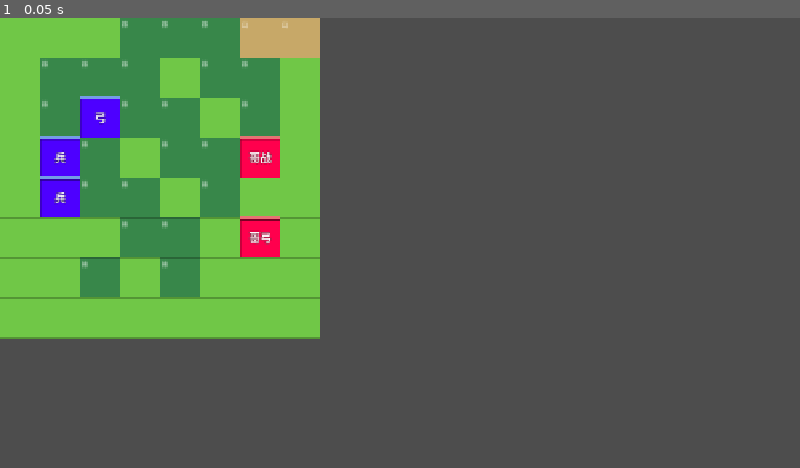
Above: before the commit, frame 1.
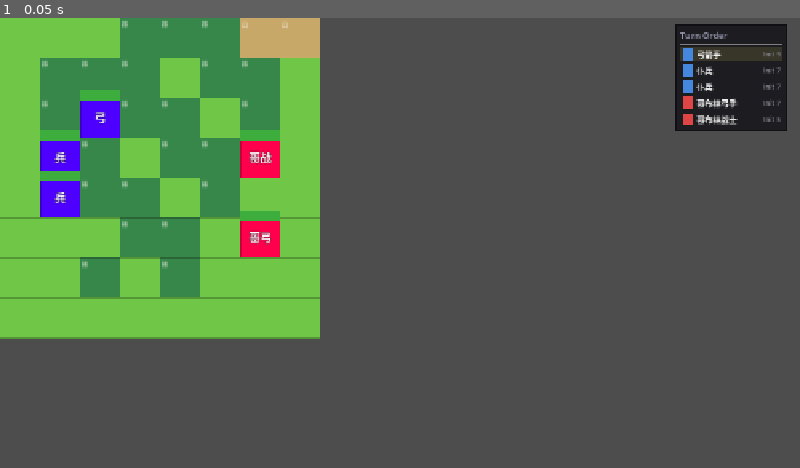
Above: after the commit, the same moment.

Repository: 392fyc/Ship_of_Theseus
Game: Godot game, scene res://scenes/battle/BattleScene.tscn
Two runs of this game, one before a commit and one after it. Both use one fixed random seed, a clock stepped at 60 frames per second and the inputs below.
Inputs:
- Up to frame 1 (0.05 s): no input

The runs differ from the first frame. In frame 1, 3.8% of the frame differs, in the area x 5-99%, y 1-46%.

Commit message:
feat(M7): implement Battle UI with Proposal B Classic TRPG style
HP Bar: 16px with 2px dark border, HP number overlay, 3-state color (green/orange/red). DamagePopup: shadow text + elastic bounce-up, 4 damage type colors + CRIT/MISS variants. TurnOrderBar: right-side panel with faction indicators, unit names, and initiative values. All wired into attack/counter/pursuit flow and turn lifecycle.

Made-with: Cursor

Diff:
--- a/scenes/battle/BattleScene.tscn
+++ b/scenes/battle/BattleScene.tscn
@@ -16,6 +16,9 @@
 [node name="TerrainLayer" type="Node2D" parent="BattleManager" unique_id=463354927]
 
 [node name="HighlightLayer" type="Node2D" parent="BattleManager" unique_id=1683005674]
+
+[node name="PopupLayer" type="Node2D" parent="BattleManager"]
+z_index = 50
 
 [node name="UILayer" type="CanvasLayer" parent="."]
 layer = 10
--- a/scenes/battle/Unit.tscn
+++ b/scenes/battle/Unit.tscn
@@ -65,10 +65,15 @@
 }]
 
 [sub_resource type="StyleBoxFlat" id="StyleBoxFlat_fill"]
-bg_color = Color(0.2, 0.8, 0.2, 1)
+bg_color = Color(0.24, 0.68, 0.24, 1)
 
 [sub_resource type="StyleBoxFlat" id="StyleBoxFlat_bg"]
-bg_color = Color(0.2, 0.2, 0.2, 1)
+bg_color = Color(0.15, 0.15, 0.18, 1)
+border_width_left = 2
+border_width_top = 2
+border_width_right = 2
+border_width_bottom = 2
+border_color = Color(0.06, 0.06, 0.08, 1)
 
 [node name="Unit" type="Node2D"]
 script = ExtResource("1_script")
@@ -80,9 +85,9 @@
 
 [node name="HealthBar" type="ProgressBar" parent="."]
 offset_left = -32.0
-offset_top = -36.0
+offset_top = -44.0
 offset_right = 32.0
-offset_bottom = -30.0
+offset_bottom = -28.0
 show_percentage = false
 value = 100.0
 theme_override_styles/fill = SubResource("StyleBoxFlat_fill")
--- a/scripts/battle/battle_scene.gd
+++ b/scripts/battle/battle_scene.gd
@@ -4,6 +4,8 @@
 @onready var battle_manager: BattleManager = $BattleManager
 @onready var result_overlay: ColorRect = $UILayer/ResultOverlay
 @onready var result_label: Label = $UILayer/ResultLabel
+
+var _turn_order_bar: TurnOrderBar = null
 
 signal battle_ended(result: String)
 
@@ -38,6 +40,11 @@
 
 	battle_manager.unit_killed.connect(_on_unit_killed)
 
+	_turn_order_bar = TurnOrderBar.new()
+	$UILayer.add_child(_turn_order_bar)
+	battle_manager.turn_manager.turn_started.connect(_on_turn_changed)
+	battle_manager.turn_manager.turn_ended.connect(_on_turn_changed)
+
 	result_overlay.visible = false
 	result_label.visible = false
 
@@ -46,9 +53,22 @@
 
 # ── Victory / Defeat ─────────────────────────────────
 
+func _on_turn_changed(_unit: Unit) -> void:
+	_refresh_turn_order()
+
+
+func _refresh_turn_order() -> void:
+	if _turn_order_bar == null:
+		return
+	var queue := battle_manager.turn_manager.get_display_queue()
+	_turn_order_bar.update_queue(queue,
+		battle_manager.turn_manager.current_unit)
+
+
 func _on_unit_killed(unit: Unit) -> void:
 	print("[BattleScene] Unit killed: %s (%s) | remaining: %d" % [
 		unit.unit_name, unit.faction, battle_manager.units.size()])
+	_refresh_turn_order.call_deferred()
 	if _battle_over:
 		return
 	_check_battle_end()
--- a/scripts/core/battle_manager.gd
+++ b/scripts/core/battle_manager.gd
@@ -4,6 +4,7 @@
 @onready var turn_manager: TurnManager = $TurnManager
 @onready var terrain_layer: Node2D = $TerrainLayer
 @onready var highlight_layer: Node2D = $HighlightLayer
+@onready var popup_layer: Node2D = $PopupLayer
 
 var grid: Grid = Grid.new()
 var units: Array = []
@@ -312,11 +313,15 @@
 	var data: Dictionary = action.data
 	var damage_type: String = data.get("damage_type", "physical")
 
-	# Main attack: calculate → log → apply
+	# Main attack: calculate → popup → apply
 	var result := DamageCalculator.resolve_attack(attacker, defender, data)
 	_log_attack(attacker, defender, result, "")
 	if result.hit:
+		DamagePopup.spawn(popup_layer, defender.position,
+			result.damage, damage_type, result.crit)
 		defender.take_damage(result.damage, damage_type)
+	else:
+		DamagePopup.spawn_miss(popup_layer, defender.position)
 
 	if result.defender_died:
 		return
@@ -335,7 +340,11 @@
 			defender, attacker, counter_data)
 		_log_attack(defender, attacker, counter_result, "Counterattack")
 		if counter_result.hit:
+			DamagePopup.spawn(popup_layer, attacker.position,
+				counter_result.damage, "physical", counter_result.crit)
 			attacker.take_damage(counter_result.damage, "physical")
+		else:
+			DamagePopup.spawn_miss(popup_layer, attacker.position)
 		if counter_result.defender_died:
 			result.attacker_died = true
 			return
@@ -356,8 +365,12 @@
 				attacker, defender, pursuit_data)
 			_log_attack(attacker, defender, pursuit_result, "Pursuit")
 			if pursuit_result.hit:
-				defender.take_damage(pursuit_result.damage,
-					pursuit_data.get("damage_type", "physical"))
+				var p_type: String = pursuit_data.get("damage_type", "physical")
+				DamagePopup.spawn(popup_layer, defender.position,
+					pursuit_result.damage, p_type, pursuit_result.crit)
+				defender.take_damage(pursuit_result.damage, p_type)
+			else:
+				DamagePopup.spawn_miss(popup_layer, defender.position)
 
 
 func _is_adjacent(a: Unit, b: Unit) -> bool:
--- a/scripts/core/turn_manager.gd
+++ b/scripts/core/turn_manager.gd
@@ -31,6 +31,16 @@
 
 func force_advance() -> void:
 	_advance()
+
+
+func get_display_queue() -> Array[Unit]:
+	var result: Array[Unit] = []
+	if current_unit and current_unit.stats.is_alive():
+		result.append(current_unit)
+	for u in _queue:
+		if u.stats.is_alive():
+			result.append(u)
+	return result
 
 
 func stop() -> void:
--- /dev/null
+++ b/scripts/ui/damage_popup.gd
@@ -0,0 +1,84 @@
+class_name DamagePopup
+extends RefCounted
+## Proposal B — Classic TRPG damage popup.
+## Shadow text + bounce-up animation. Color-coded by damage type.
+## Usage: DamagePopup.spawn(parent_node2d, world_pos, 24, "physical", false)
+
+# ── Damage type colors (matches ADR-004 four types) ──
+const COLOR_PHYS   := Color.WHITE
+const COLOR_MAGIC  := Color(0.67, 0.53, 1.0)       # #AA88FF
+const COLOR_PURE   := Color(1.0, 0.84, 0.0)        # #FFD700
+const COLOR_HYBRID := Color(1.0, 0.55, 0.0)        # #FF8C00
+const COLOR_MISS   := Color(0.60, 0.60, 0.60)
+const COLOR_HEAL   := Color(0.30, 0.90, 0.30)
+
+# ── Sizing ──
+const NORMAL_SIZE := 18
+const CRIT_SIZE   := 24
+const MISS_SIZE   := 16
+
+# ── Animation ──
+const RISE_DIST := 60.0
+const DURATION  := 1.4
+
+
+static func spawn(parent: Node, world_pos: Vector2,
+		amount: int, damage_type: String, is_crit: bool) -> void:
+	var text := "-%d" % amount
+	if is_crit:
+		text += " CRIT!"
+	var color := _type_color(damage_type)
+	var sz: int = CRIT_SIZE if is_crit else NORMAL_SIZE
+	_create(parent, world_pos, text, color, sz)
+
+
+static func spawn_miss(parent: Node, world_pos: Vector2) -> void:
+	_create(parent, world_pos, "MISS", COLOR_MISS, MISS_SIZE)
+
+
+static func spawn_heal(parent: Node, world_pos: Vector2, amount: int) -> void:
+	_create(parent, world_pos, "+%d" % amount, COLOR_HEAL, NORMAL_SIZE)
+
+
+static func _create(parent: Node, world_pos: Vector2,
+		text: String, color: Color, font_size: int) -> void:
+	var base := Vector2(world_pos.x - 60.0, world_pos.y - 50.0)
+
+	var shadow := _make_label(text, font_size,
+		Color(0.0, 0.0, 0.0, 0.70), base + Vector2(2.0, 2.0))
+	parent.add_child(shadow)
+
+	var label := _make_label(text, font_size, color, base)
+	parent.add_child(label)
+
+	for node: Label in [shadow, label]:
+		var off := 2.0 if node == shadow else 0.0
+		var tw := parent.create_tween().set_parallel(true)
+		tw.tween_property(node, "position:y",
+			base.y - RISE_DIST + off, DURATION) \
+			.set_ease(Tween.EASE_OUT).set_trans(Tween.TRANS_BACK)
+		tw.tween_property(node, "modulate:a", 0.0, DURATION) \
+			.set_ease(Tween.EASE_IN)
+		tw.chain().tween_callback(node.queue_free)
+
+
+static func _make_label(text: String, font_size: int,
+		color: Color, pos: Vector2) -> Label:
+	var lbl := Label.new()
+	lbl.text = text
+	lbl.add_theme_font_size_override("font_size", font_size)
+	lbl.add_theme_color_override("font_color", color)
+	lbl.horizontal_alignment = HORIZONTAL_ALIGNMENT_CENTER
+	lbl.size = Vector2(120.0, 40.0)
+	lbl.position = pos
+	lbl.mouse_filter = Control.MOUSE_FILTER_IGNORE
+	return lbl
+
+
+static func _type_color(damage_type: String) -> Color:
+	match damage_type:
+		"physical": return COLOR_PHYS
+		"magical":  return COLOR_MAGIC
+		"pure":     return COLOR_PURE
+		"hybrid":   return COLOR_HYBRID
+	return COLOR_PHYS
--- /dev/null
+++ b/scripts/ui/turn_order_bar.gd
@@ -0,0 +1,109 @@
+class_name TurnOrderBar
+extends PanelContainer
+## Proposal B — Classic TRPG turn order display.
+## Shows current turn queue with faction color indicators and initiative.
+
+const PLAYER_COLOR := Color(0.27, 0.53, 0.87)
+const ENEMY_COLOR  := Color(0.87, 0.27, 0.27)
+const CURRENT_BG   := Color(1.0, 0.90, 0.40, 0.12)
+const HEADER_COLOR := Color(0.65, 0.65, 0.75)
+const NAME_COLOR   := Color.WHITE
+const INIT_COLOR   := Color(0.55, 0.55, 0.60)
+
+const BAR_WIDTH    := 180
+const INDICATOR_SZ := 16
+const ENTRY_SEP    := 2
+const FONT_NAME    := 13
+const FONT_INIT    := 11
+const FONT_HEADER  := 14
+
+var _vbox: VBoxContainer
+
+
+func _ready() -> void:
+	position = Vector2(1080.0, 10.0)
+	custom_minimum_size = Vector2(float(BAR_WIDTH), 0.0)
+	mouse_filter = MOUSE_FILTER_IGNORE
+
+	var style := StyleBoxFlat.new()
+	style.bg_color = Color(0.08, 0.08, 0.10, 0.85)
+	style.border_width_left = 2
+	style.border_width_top = 2
+	style.border_width_right = 2
+	style.border_width_bottom = 2
+	style.border_color = Color(0.06, 0.06, 0.08)
+	style.content_margin_left = 8.0
+	style.content_margin_right = 8.0
+	style.content_margin_top = 8.0
+	style.content_margin_bottom = 8.0
+	add_theme_stylebox_override("panel", style)
+
+	_vbox = VBoxContainer.new()
+	_vbox.add_theme_constant_override("separation", ENTRY_SEP)
+	add_child(_vbox)
+
+	var header := Label.new()
+	header.text = "Turn Order"
+	header.add_theme_font_size_override("font_size", FONT_HEADER)
+	header.add_theme_color_override("font_color", HEADER_COLOR)
+	header.mouse_filter = MOUSE_FILTER_IGNORE
+	_vbox.add_child(header)
+
+	var sep := HSeparator.new()
+	sep.add_theme_constant_override("separation", 4)
+	_vbox.add_child(sep)
+
+
+func update_queue(display_queue: Array[Unit], current: Unit) -> void:
+	_clear_entries()
+	for unit in display_queue:
+		_vbox.add_child(_create_entry(unit, unit == current))
+
+
+func _clear_entries() -> void:
+	for i in range(_vbox.get_child_count() - 1, 1, -1):
+		var child := _vbox.get_child(i)
+		_vbox.remove_child(child)
+		child.queue_free()
+
+
+func _create_entry(unit: Unit, is_current: bool) -> PanelContainer:
+	var panel := PanelContainer.new()
+	var ps := StyleBoxFlat.new()
+	ps.bg_color = CURRENT_BG if is_current else Color.TRANSPARENT
+	ps.content_margin_left = 4.0
+	ps.content_margin_right = 4.0
+	ps.content_margin_top = 2.0
+	ps.content_margin_bottom = 2.0
+	panel.add_theme_stylebox_override("panel", ps)
+	panel.mouse_filter = MOUSE_FILTER_IGNORE
+
+	var hbox := HBoxContainer.new()
+	hbox.add_theme_constant_override("separation", 6)
+	hbox.mouse_filter = MOUSE_FILTER_IGNORE
+	panel.add_child(hbox)
+
+	# Faction color indicator (portrait placeholder)
+	var indicator := ColorRect.new()
+	indicator.custom_minimum_size = Vector2(float(INDICATOR_SZ), float(INDICATOR_SZ))
+	indicator.color = PLAYER_COLOR if unit.faction == "player" else ENEMY_COLOR
+	indicator.mouse_filter = MOUSE_FILTER_IGNORE
+	hbox.add_child(indicator)
+
+	var name_lbl := Label.new()
+	name_lbl.text = unit.unit_name
+	name_lbl.add_theme_font_size_override("font_size", FONT_NAME)
+	name_lbl.add_theme_color_override("font_color", NAME_COLOR)
+	name_lbl.size_flags_horizontal = SIZE_EXPAND_FILL
+	name_lbl.mouse_filter = MOUSE_FILTER_IGNORE
+	hbox.add_child(name_lbl)
+
+	var init_lbl := Label.new()
+	init_lbl.text = "Init %d" % unit.stats.spd
+	init_lbl.add_theme_font_size_override("font_size", FONT_INIT)
+	init_lbl.add_theme_color_override("font_color", INIT_COLOR)
+	init_lbl.horizontal_alignment = HORIZONTAL_ALIGNMENT_RIGHT
+	init_lbl.mouse_filter = MOUSE_FILTER_IGNORE
+	hbox.add_child(init_lbl)
+
+	return panel
--- a/scripts/units/unit.gd
+++ b/scripts/units/unit.gd
@@ -42,10 +42,18 @@
 	"goblin_shaman": "哥巫",
 }
 
+# ── HP Bar — Proposal B Classic TRPG ─────────────────
+const HP_FULL_COLOR  := Color(0.24, 0.68, 0.24)
+const HP_LOW_COLOR   := Color(0.82, 0.55, 0.15)
+const HP_CRIT_COLOR  := Color(0.82, 0.18, 0.18)
+const HP_BAR_BG      := Color(0.15, 0.15, 0.18)
+const HP_BAR_BORDER  := Color(0.06, 0.06, 0.08)
+
 # ── 节点引用 ─────────────────────────────────────────
 @onready var sprite: AnimatedSprite2D = $Sprite
 @onready var health_bar: ProgressBar  = $HealthBar
 var _unit_label: Label = null
+var _hp_label: Label = null
 
 
 func _ready() -> void:
@@ -119,14 +127,31 @@
 func _apply_visuals() -> void:
 	sprite.self_modulate = FACTION_COLORS.get(faction, Color.WHITE)
 
-	var hp_bar_fill := health_bar.get_theme_stylebox("fill") as StyleBoxFlat
-	if hp_bar_fill:
-		var bar_color: Color = FACTION_COLORS.get(faction, Color.GREEN)
-		hp_bar_fill = hp_bar_fill.duplicate()
-		bar_color.s = 0.5
-		bar_color.v = 0.9
-		hp_bar_fill.bg_color = bar_color
-		health_bar.add_theme_stylebox_override("fill", hp_bar_fill)
+	# B-style HP bar: dark bg with border
+	var bg_style := StyleBoxFlat.new()
+	bg_style.bg_color = HP_BAR_BG
+	bg_style.border_width_left = 2
+	bg_style.border_width_top = 2
+	bg_style.border_width_right = 2
+	bg_style.border_width_bottom = 2
+	bg_style.border_color = HP_BAR_BORDER
+	health_bar.add_theme_stylebox_override("background", bg_style)
+	_update_health_bar()
+
+	# HP number overlay centered on bar
+	_hp_label = Label.new()
+	_hp_label.name = "HPLabel"
+	_hp_label.horizontal_alignment = HORIZONTAL_ALIGNMENT_CENTER
+	_hp_label.vertical_alignment = VERTICAL_ALIGNMENT_CENTER
+	_hp_label.position = health_bar.position
+	_hp_label.size = health_bar.size
+	_hp_label.add_theme_font_size_override("font_size", 9)
+	_hp_label.add_theme_color_override("font_color", Color.WHITE)
+	_hp_label.add_theme_color_override("font_outline_color",
+		Color(0.0, 0.0, 0.0, 0.80))
+	_hp_label.add_theme_constant_override("outline_size", 2)
+	_hp_label.mouse_filter = Control.MOUSE_FILTER_IGNORE
+	add_child(_hp_label)
 
 	_unit_label = Label.new()
 	_unit_label.name = "UnitLabel"
@@ -149,6 +174,21 @@
 	health_bar.max_value = stats.max_hp
 	health_bar.value     = stats.hp
 
+	var ratio := float(stats.hp) / float(stats.max_hp) if stats.max_hp > 0 else 0.0
+	var fill_color: Color
+	if ratio > 0.6:
+		fill_color = HP_FULL_COLOR
+	elif ratio > 0.3:
+		fill_color = HP_LOW_COLOR
+	else:
+		fill_color = HP_CRIT_COLOR
+	var fill_style := StyleBoxFlat.new()
+	fill_style.bg_color = fill_color
+	health_bar.add_theme_stylebox_override("fill", fill_style)
+
+	if _hp_label:
+		_hp_label.text = "%d / %d" % [stats.hp, stats.max_hp]
+
 
 func _set_walk_direction(dir: Vector2i) -> void:
 	if dir == Vector2i.ZERO:
Not shown, changed: .gitignore
